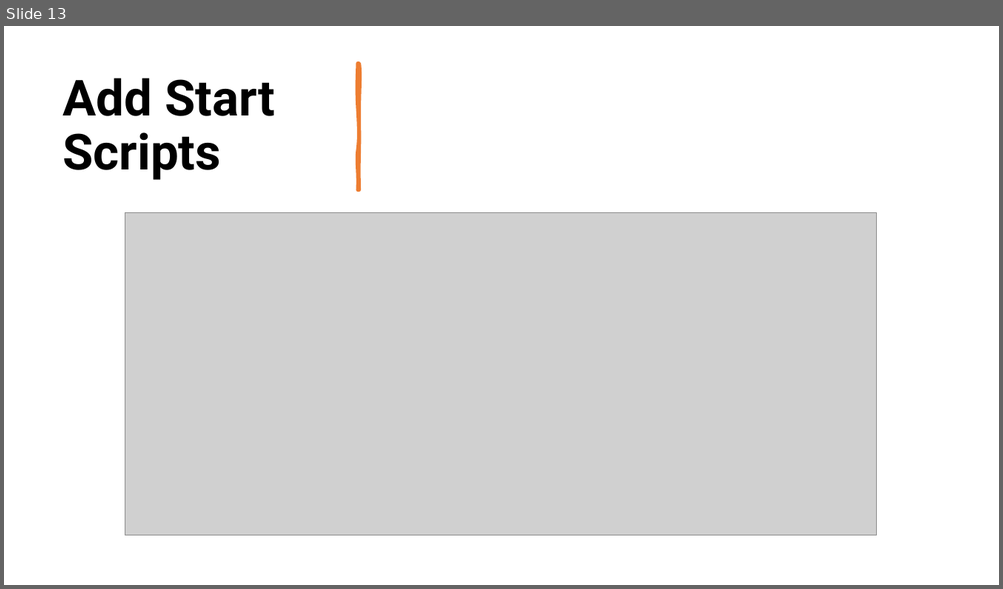
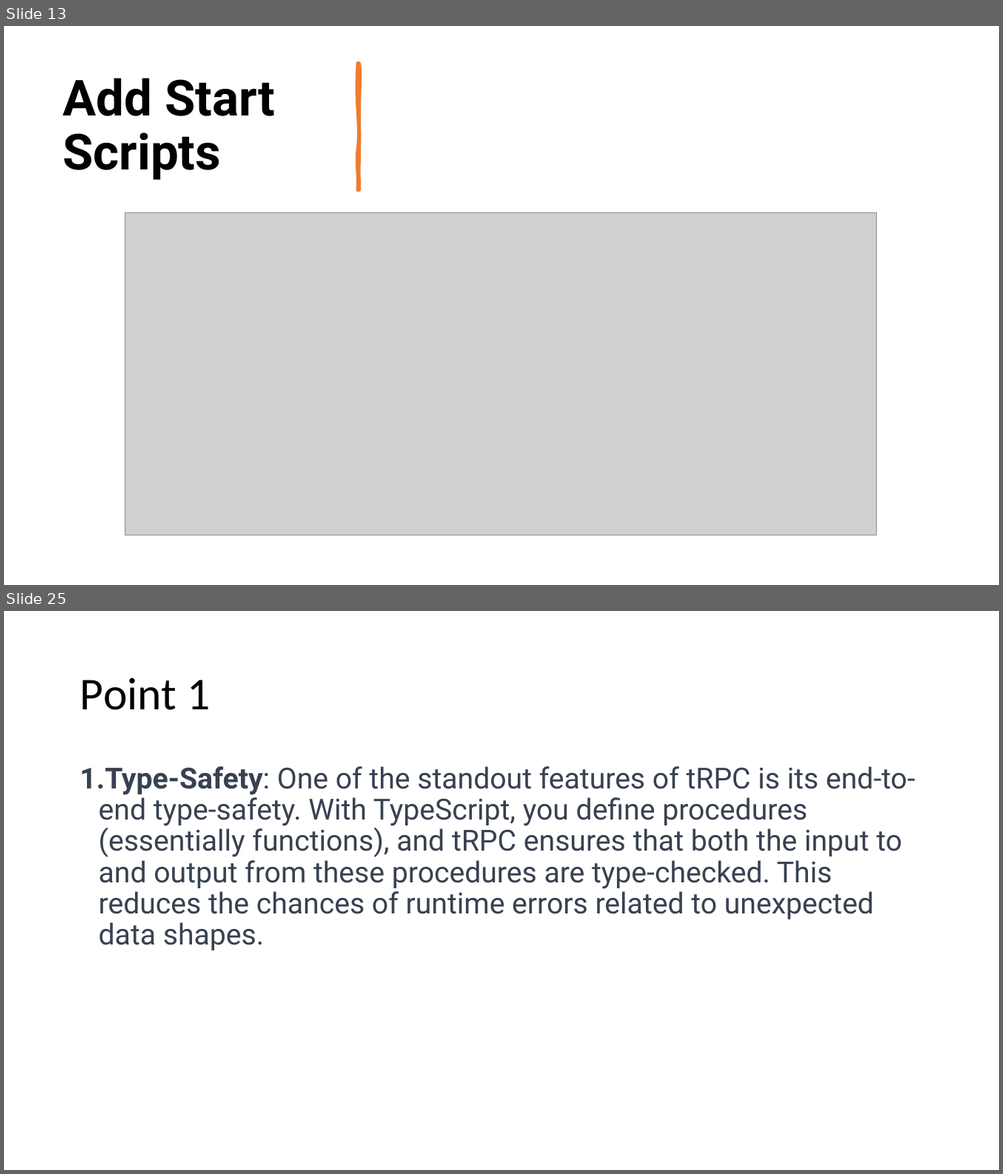
Before and after one commit to 1shaked/full-stack, a slide deck: 26ass/Node intro.pptx. Shown one above the other, each under a label of ours: slide 13 before the commit, slides 13 and 25 after it; the slides between them are not shown. The pictures are 1003x589 and 1003x1174 pixels, drawn with LibreOffice and Linux fonts; fonts in the diff are those of the drawing; grey boxes stand for pictures. Boxes give left, top, right and bottom in pixels: in the first picture for what was removed or moved away, otherwise in the second. Text is boxed around its words. In the diff, an @@ line names an element or a change of style, - is before the commit and + after.

```diff
--- a/26ass/Node intro.pptx
+++ b/26ass/Node intro.pptx
@@ slide 25 added at [4,611,999,1170], background #FFFFFF @@
@@ title added at [79,678,210,710], 44 pt, text #000000 @@
+Point 1
@@ text added at [79,766,915,951], 28 pt, text #374151 @@
+1. Type-Safety: One of the standout features of tRPC is its end-to-end type-safety. With TypeScript, you define procedures (essentially functions), and tRPC ensures that both the input to and output from these procedures are type-checked. This reduces the chances of runtime errors related to unexpected data shapes.
```
Also in this commit, not shown: 12 slides changed, 18 other slides added, 31 other files.
